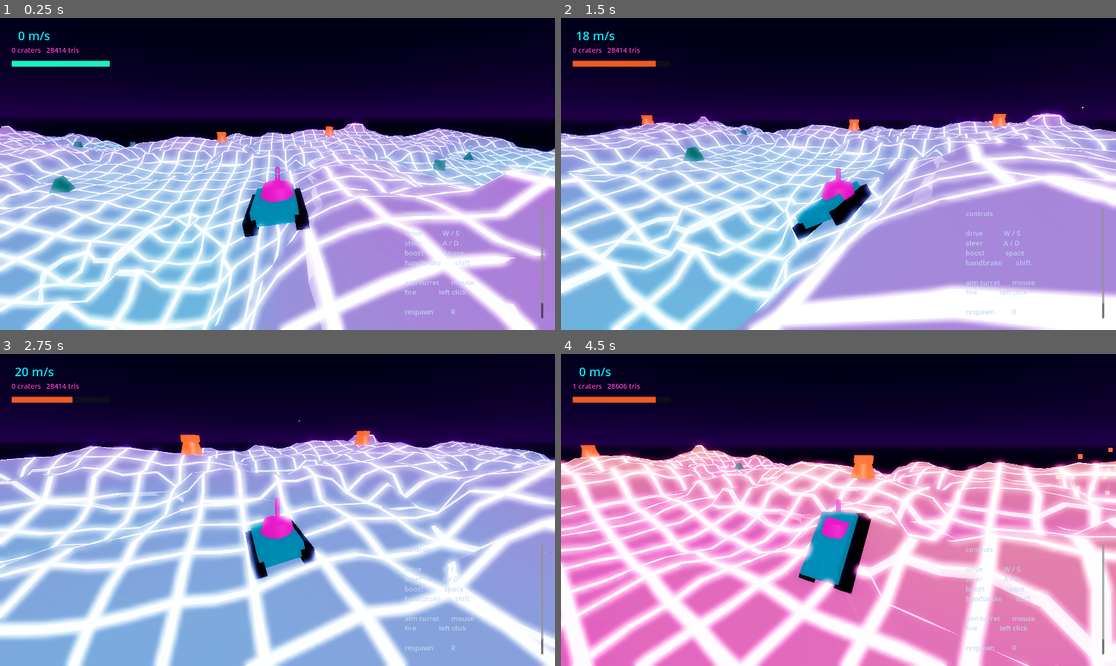
Above: before the commit, frames 1-4 (two rows, left to right).
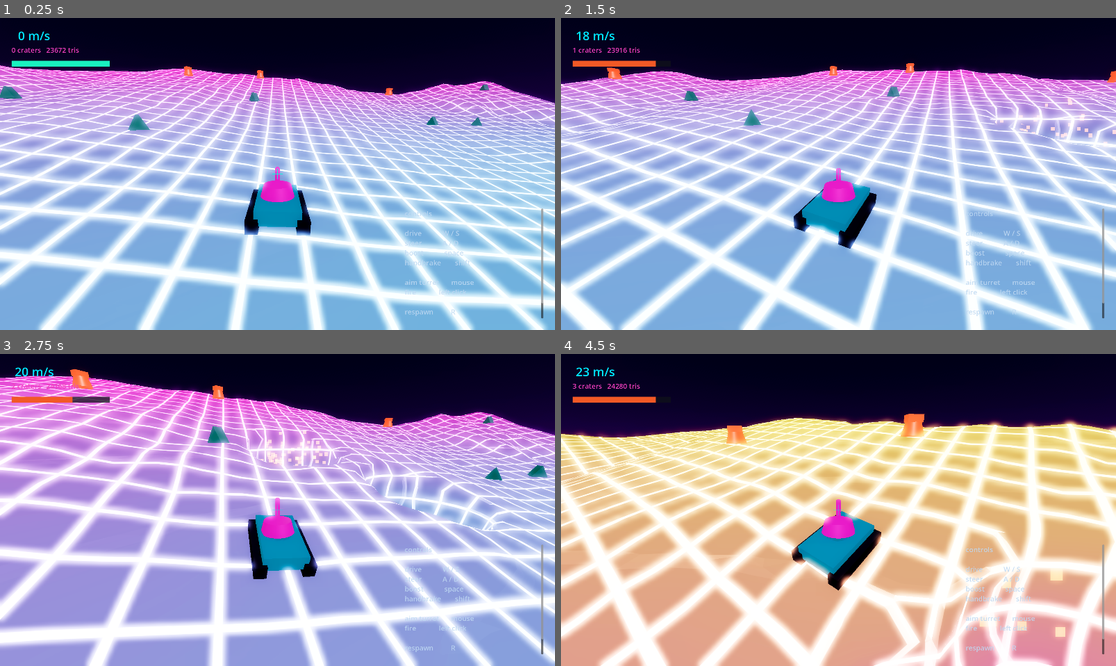
Above: after the commit, the same moments.

Repository: DawoodBhatti/psychedelic-tank-game
Game: Godot game, scene res://main.tscn
Two runs of this game, one before a commit and one after it. Both use one fixed random seed, a clock stepped at 60 frames per second and the inputs below.
Inputs (mouse positions are in pixels of both pictures, inside the frame that each line leads up to):
- Up to frame 1 (0.25 s): no input
- Up to frame 2 (1.5 s): move the mouse to (866, 174) at 0.52 s; press the mouse at (866, 174) at 0.53 s; hold W (drive_forward) from 0.53 s (still down); move the mouse to (810, 174) at 1.27 s; release the mouse at (810, 174) at 1.28 s; tap Space (boost) at 1.35 s
- Up to frame 3 (2.75 s): keep holding W (drive_forward); click (249, 510) at 1.55 s; move the mouse to (288, 503) at 2.02 s; press the mouse at (288, 503) at 2.03 s
- Up to frame 4 (4.5 s): keep holding W (drive_forward); move the mouse to (832, 516) at 2.77 s; release the mouse at (832, 516) at 2.78 s; tap F (toggle_trip) at 2.85 s; click (832, 516) at 3.05 s; move the mouse to (877, 513) at 3.52 s; press the mouse at (877, 513) at 3.53 s; move the mouse to (794, 506) at 4.27 s; release the mouse at (794, 506) at 4.28 s; tap Space (boost) at 4.35 s

The runs differ from the first frame. In frame 1, 68% of the frame differs, in the area x 0-100%, y 9-100%; in frame 2, 67%; in frame 3, 67%; in frame 4, 72%, in the area x 0-100%, y 4-100%.

Commit message:
Session C: replace the fBm hills with the Glen Coe DEM
Swaps SDFHills for a new SDFHeightmap as the composite stack's ground
layer, sampling a NASADEM crop of Glen Coe bilinearly into a height
field. The heightmap is the starting shape, not the representation -
craters still turn it into something that is not a heightmap at all.

Source crop: 2.02 x 2.01 km at -5.0465,56.6610 -> -5.0135,56.6790,
119 x 65 cells at 1 arcsec, resampled square to 119 x 119 px. The exact
bbox and provenance live in terrain/heightmaps/valley-heightmap.json.

Measured on the live scene at height_scale 0.04, world_size 192:
  surface_height_range(24) -> (-10.269, 23.653, 8.396)
  surface_clearance()      -> 24.347   of a 96-unit-tall grid
  max_world_gradient       -> 1.8905
  source_size / levels     -> (119,119) / 256. Godot downconverts the
                              16-bit PNG to L8; the loss is currently
                              sub-voxel - see source_levels().
  scatter                  -> 17 placed, 0 failures

Adds Terrain.surface_clearance(), which measures whether the ground
landed inside the meshed volume. Nothing else did, and a surface that
leaves the box emits no triangles rather than erroring - it just looks
finished.

Re-derives every placement bound in valley.tres against the new pool's
quantiles. The old min_slope_degrees of 12 was the hills pool's p25 and
became steeper than the DEM pool's p75, rejecting 375 candidates and
placing 6 of 12 props. PlacementRule.gd now records the quantiles it
was measured against.

Co-Authored-By: Claude Opus 5 <noreply@anthropic.com>

Diff:
--- a/entities/PlacementRule.gd
+++ b/entities/PlacementRule.gd
@@ -17,8 +17,24 @@
 # EVERY THRESHOLD IN AN AUTHORED RULE SHOULD SIT BETWEEN TWO MEASURED NUMBERS.
 # TerrainAnalysis.metrics_summary() prints the quantiles of this valley to the
 # session log on every load; put a rule's bounds against those, not against
-# intuition. Session C replaces the hills with a real DEM, at which point every
-# authored bound here needs re-deriving from the new quantiles.
+# intuition.
+#
+# THAT HAS ALREADY BITTEN ONCE. Session C swapped the fBm hills for the Glen Coe
+# DEM and every bound in valley.tres went stale in the same instant, because the
+# quantiles moved underneath them - the old `min_slope_degrees = 12` was the old
+# pool's p25 and became steeper than the new pool's p75, so it rejected 375
+# candidates and the prop group placed 6 of 12. Nothing about the rule was
+# wrong; it was measured against a valley that no longer existed. Re-read the
+# quantiles after ANY change to the ground field.
+#
+# The pool as it stands (400 candidates, SDFHeightmap at height_scale 0.04):
+#   slope degrees  min 0.0    p25 5.246  p50 12.853  p75 17.434  max 42.687
+#   openness       min 0.516  p25 0.641  p50 0.703   p75 0.813   max 1.0
+#   height         min -10.0  p25 -9.054 p50 -4.343  p75 5.908   max 21.927
+#
+# Elevation is the exception that needs no re-deriving: it is a RANK, so
+# "the top third of this valley" survives the valley changing underneath it.
+# That is the whole reason TerrainAnalysis ranks instead of thresholding.
 
 ## Slope band in degrees from horizontal. Guardians want ground flat enough to
 ## stand on; props want the slopes nothing drives across.
--- a/levels/valley.tres
+++ b/levels/valley.tres
@@ -12,7 +12,7 @@
 [sub_resource type="Resource" id="Rule_ridgeline"]
 script = ExtResource("5_rule")
 min_slope_degrees = 0.0
-max_slope_degrees = 35.0
+max_slope_degrees = 25.0
 min_elevation_percentile = 0.65
 max_elevation_percentile = 1.0
 min_openness = 0.7
@@ -20,12 +20,12 @@
 
 [sub_resource type="Resource" id="Rule_midslope"]
 script = ExtResource("5_rule")
-min_slope_degrees = 12.0
-max_slope_degrees = 30.0
+min_slope_degrees = 5.0
+max_slope_degrees = 18.0
 min_elevation_percentile = 0.1
 max_elevation_percentile = 0.9
 min_openness = 0.0
-max_openness = 0.875
+max_openness = 0.813
 
 [sub_resource type="Resource" id="Group_guardians"]
 script = ExtResource("6_group")
--- a/terrain/fields/world_field.tres
+++ b/terrain/fields/world_field.tres
@@ -1,23 +1,24 @@
-[gd_resource type="Resource" script_class="TerrainField" load_steps=6 format=3]
+[gd_resource type="Resource" script_class="TerrainField" load_steps=7 format=3]
 
 [ext_resource type="Script" path="res://terrain/sdf/TerrainField.gd" id="1_field"]
-[ext_resource type="Script" path="res://terrain/sdf/SDFHills.gd" id="2_hills"]
+[ext_resource type="Script" path="res://terrain/sdf/SDFHeightmap.gd" id="2_dem"]
 [ext_resource type="Script" path="res://terrain/sdf/SDFComposite.gd" id="3_stack"]
+[ext_resource type="Texture2D" uid="uid://bplv0sa62l0r1" path="res://terrain/heightmaps/valley-heightmap.png" id="4_raster"]
 
-[sub_resource type="Resource" id="Res_hills"]
-script = ExtResource("2_hills")
-amplitude = 22.0
-frequency = 0.011
-noise_seed = 1337
-octaves = 4
-persistence = 0.42
-plateau_strength = 0.25
-plateau_step = 6.0
+[sub_resource type="Resource" id="Res_dem"]
+script = ExtResource("2_dem")
+heightmap = ExtResource("4_raster")
+elevation_min_m = 64.0
+elevation_range_m = 877.0
+datum_elevation_m = 327.75
+height_scale = 0.04
 vertical_offset = 0.0
+world_size = Vector2(192, 192)
+world_centre = Vector2(0, 0)
 
 [sub_resource type="Resource" id="Res_ground"]
 script = ExtResource("3_stack")
-layers = Array[SDF]([SubResource("Res_hills")])
+layers = Array[SDF]([SubResource("Res_dem")])
 
 [resource]
 script = ExtResource("1_field")
--- /dev/null
+++ b/terrain/heightmaps/valley-heightmap.json
@@ -0,0 +1,26 @@
+{
+  "source": "assets/incoming/rasters_NASADEM/output_be.asc",
+  "source_grid": {
+    "ncols": 119,
+    "nrows": 65,
+    "cellsize_deg": 0.000277777778
+  },
+  "output_grid": {
+    "width": 119,
+    "height": 119
+  },
+  "ground_footprint_m": {
+    "width": 2021.9,
+    "height": 2009.9
+  },
+  "pixel_aspect_corrected": 1.82,
+  "elevation_m": {
+    "min": 64.0,
+    "max": 941.0,
+    "mean": 327.75,
+    "range": 877.0
+  },
+  "nodata_cells_filled": 0,
+  "encoding": "16-bit greyscale PNG, row 0 = NORTH, elevation_m = min + (sample / 65535) * range",
+  "height_scale_hint": "This world has ~17 m of relief (SDFHills amplitude 22). Real range here is 877.0 m, so a 1:1 mapping is ~51.6x too tall. Tune against Terrain.surface_height_range(), do not guess."
+}
--- /dev/null
+++ b/terrain/sdf/SDFHeightmap.gd
@@ -0,0 +1,420 @@
+extends SDF
+class_name SDFHeightmap
+
+# The real ground of the level: a Digital Elevation Model of Glen Coe, sampled
+# bilinearly into a height and then subtracted from p.y, so below the surface is
+# NEGATIVE (solid) and above it POSITIVE (air). That sign convention is
+# chunk.gd's - it sets a corner bit when the sample is < iso - and every SDF in
+# this project has to match it. sample() is `p.y - surface_height(x, z)`, the
+# same shape as SDFHills, deliberately: the two are interchangeable inside an
+# SDFComposite stack, and SDFComposite's height-field arithmetic assumes it.
+#
+# It is a heightmap dressed as a distance field, exactly as SDFHills is, and for
+# the same reason: the moment craters are subtracted from it (see TerrainField)
+# the result stops being a heightmap and grows overhangs and holes. The
+# heightmap is the starting shape, not the representation.
+#
+# ------------------------------------------------------------------
+# ORIENTATION - STATED, NOT IMPLIED
+# ------------------------------------------------------------------
+# Row 0 of the raster is NORTH and column 0 is WEST (see the provenance sidecar
+# terrain/heightmaps/valley-heightmap.json). Rows map to INCREASING z and
+# columns to INCREASING x, so in this world:
+#
+#     -Z is NORTH   +Z is SOUTH   -X is WEST   +X is EAST
+#
+# i.e. -Z forward, Godot's usual convention. It is written down because nothing
+# else in the project records it and nothing can recover it: the crop is square
+# and a glen is roughly symmetric, so a flipped axis yields an entirely
+# plausible valley that simply is not Glen Coe.
+#
+# ------------------------------------------------------------------
+# NO ASPECT CORRECTION HAPPENS HERE
+# ------------------------------------------------------------------
+# The source .asc was 119 x 65 cells - square in DEGREES, and a degree of
+# longitude is only ~61 km at 56.67 N - covering ground that is 2022 x 2010 m,
+# i.e. very nearly square. dem_to_heightmap.py already resampled to 119 x 119
+# isotropic pixels before writing the PNG. Correcting aspect again here would
+# double-correct and stretch the glen the other way.
+#
+# ------------------------------------------------------------------
+# THE PIXEL-TO-WORLD MAPPING
+# ------------------------------------------------------------------
+# Pixel CENTRES sit on the footprint's edges: column 0 at the west edge, column
+# w-1 at the east edge. So the pixel pitch is world_size.x / (w - 1) - with the
+# authored 192 m over 119 px that is 1.6271 world units, just under one voxel
+# (voxel_size 2.0), which is why bilinear rather than nearest is not optional:
+# at this scale nearest-neighbour terraces are a whole pixel wide and visible.
+# Outside the footprint the edge value is extended, so a chunk grid larger than
+# `world_size` gets flat ground rather than a wrapped or mirrored glen.
+
+# ------------------------------------------------------------------
+# Caches - DECLARED FIRST, AND THAT IS LOAD-BEARING
+# ------------------------------------------------------------------
+# Every @export below writes through to these from its setter, and a setter
+# fires during construction as the member initialisers run. Declared after the
+# exports these would still be null at that moment. The setters null-guard as
+# well; both, because this is the trap SDFHills' `frequency` setter documents
+# and the parent project shipped a heightmap SDF that ignored every tuned value
+# in its own .tres while looking entirely correct.
+
+# Normalised samples, 0..1, row-major, `_width` per row.
+var _samples := PackedFloat32Array()
+var _width: int = 0
+var _height: int = 0
+
+# Smallest and largest normalised sample actually present. vertical_extent()
+# reads these rather than assuming the encoding's full 0..1 range is used.
+var _norm_min: float = 0.0
+var _norm_max: float = 1.0
+
+# The affine parts of the mapping, folded once per edit so that the hot path is
+# two multiply-adds rather than six. surface_height() runs ~227k times per chunk
+# per rebuild (chunk.gd's `_sample_field`), so this is the same trade
+# SDFComposite makes with its plan arrays.
+var _u_scale: float = 0.0
+var _u_bias: float = 0.0
+var _v_scale: float = 0.0
+var _v_bias: float = 0.0
+var _height_gain: float = 0.0
+var _height_bias: float = 0.0
+
+# ------------------------------------------------------------------
+# Measurement-facing state
+# ------------------------------------------------------------------
+# RECORDED ON THE CODE PATH THAT WRITES THEM, never mirrored per frame: a value
+# copied each frame reports its pre-batch number to any harness eval that
+# changed it, which reads as "nothing happened" about something that did (see
+# main.gd's note on the same point).
+
+## Image format enum measured off the loaded texture, or -1 when nothing loaded.
+##
+## THIS IS THE 16-BIT QUESTION, AS A NUMBER. Godot's texture importer is free to
+## downconvert a 16-bit PNG, and the symptom - banding on smooth slopes - is
+## invisible in every test in the sequence. Read it together with
+## source_levels(), which measures the same thing from the data rather than from
+## a declaration.
+var source_format: int = -1
+
+## True when the loaded image had to be decompressed before it could be read.
+## A VRAM-compressed source is lossy in exactly the way a heightmap cannot
+## afford; if this is ever true, fix the .import rather than the reader.
+var source_was_compressed: bool = false
+
+## Largest |grad surface_height| anywhere on the raster, in world units of
+## height per world unit of x/z, at the CURRENT height_scale and world_size.
+## Written by _rebuild_mapping(); `lipschitz` is derived from it.
+var max_world_gradient: float = 0.0
+
+
+## The raster this field is a picture of. Any Texture2D whose image can be read
+## back on the CPU; the project's is terrain/heightmaps/valley-heightmap.png,
+## imported lossless with mipmaps off and detect_3d disabled, so get_image()
+## returns the pixels rather than a block-compressed approximation of them.
+##
+## Read through Color.r, so the format is not baked in: swapping the raster for
+## an .exr or any float-format image needs no change here, only a different
+## asset. See source_levels() for why that might one day be wanted.
+##
+## LEFT NULL THIS IS QUIET, NOT LOUD, and deliberately: the setter fires during
+## construction with null before the loader assigns anything, so a push_error
+## here would fire on every correct load. The signal that no raster arrived is
+## source_size() reading (0, 0) and source_levels() reading 0.
+@export var heightmap: Texture2D:
+	set(value):
+		heightmap = value
+		_rebuild_samples()
+
+## Real-world elevation, in metres, that a raw sample of 0 encodes.
+## From terrain/heightmaps/valley-heightmap.json - keep the two in step.
+@export var elevation_min_m: float = 64.0:
+	set(value):
+		elevation_min_m = value
+		_rebuild_mapping()
+
+## Real-world elevation span, in metres, across the raw sample range.
+## elevation_m = elevation_min_m + (sample / 65535) * elevation_range_m.
+@export var elevation_range_m: float = 877.0:
+	set(value):
+		elevation_range_m = value
+		_rebuild_mapping()
+
+## The real elevation, in metres, that lands at world y = 0.
+##
+## Held in METRES rather than folded into vertical_offset on purpose: the chunk
+## grid is built around y = 0, and expressing the datum in real units means
+## retuning height_scale re-centres the valley automatically instead of sliding
+## it out of the meshed volume. Authored as the crop's MEAN elevation, so the
+## typical ground sits on the grid's mid-plane.
+@export var datum_elevation_m: float = 327.75:
+	set(value):
+		datum_elevation_m = value
+		_rebuild_mapping()
+
+## World units of height per real-world metre of elevation.
+##
+## THE ONE DIAL THAT DECIDES WHAT THIS VALLEY FEELS LIKE. The crop carries 877 m
+## of real relief and the world is 192 world units across, so a 1:1 mapping is
+## absurd; this compresses it. It cannot be reasoned out from the DEM alone -
+## tune it against Terrain.surface_height_range() and Terrain.surface_clearance()
+## and put the measured numbers in the commit, the way SDFHills.amplitude
+## documents its own.
+##
+## THE DEFAULT DELIBERATELY IS NOT WHAT world_field.tres AUTHORS. 0.0194 is the
+## scale that merely equalises TOTAL relief with the hills this replaced (877 m
+## onto the old 17 m); the level authors 0.04, measured below. Keeping the two
+## different is what makes a .tres that failed to resolve VISIBLE - see
+## CLAUDE.md on a null-guarded fallback whose defaults match the authored file
+## and so reproduces its numbers exactly.
+##
+## Measured over the whole 192 m footprint, at 0.04, with datum 327.75:
+##   Terrain.surface_height_range(24) -> (-10.269, 23.653, 8.396)
+##   Terrain.surface_clearance()      -> 24.347   (of a 96-unit-tall grid)
+##   candidate-pool slope degrees     -> p25 5.246, p50 12.853, p75 17.434,
+##                                       max 42.687, under the tank's
+##                                       floor_max_angle of 0.9 rad = 51.57 deg
+@export var height_scale: float = 0.0194:
+	set(value):
+		height_scale = value
+		_rebuild_mapping()
+
+## Shifts the whole surface up or down, in world units, after the datum has been
+## applied. Normally 0 - move `datum_elevation_m` instead, which survives a
+## height_scale change.
+@export var vertical_offset: float = 0.0:
+	set(value):
+		vertical_offset = value
+		_rebuild_mapping()
+
+## World-space footprint the raster covers: x on the first component, z on the
+## second, centred on `world_centre`.
+##
+## AUTHORED TO MATCH THE CHUNK GRID, and it is the one number here that can
+## silently disagree with something else: Terrain's grid spans
+## chunks_x * chunk_resolution * voxel_size (4 * 24 * 2 = 192) and this must
+## equal it, or the glen is cropped or ringed by flat edge-extended ground.
+## Nothing enforces the equality, so a resized grid means re-authoring this.
+@export var world_size: Vector2 = Vector2(192.0, 192.0):
+	set(value):
+		world_size = value
+		_rebuild_mapping()
+
+## Where the raster's centre sits in world x/z. The chunk grid is centred on the
+## origin, so this is 0,0 for the level as it stands.
+@export var world_centre: Vector2 = Vector2.ZERO:
+	set(value):
+		world_centre = value
+		_rebuild_mapping()
+
+
+## Raster dimensions actually loaded, or (0, 0) when nothing was.
+func source_size() -> Vector2i:
+	return Vector2i(_width, _height)
+
+
+## How many DISTINCT height levels the loaded raster actually carries.
+##
+## The independent half of the 16-bit question. `source_format` reports what
+## Godot says the image is; this counts what came out of it, so an 8-bit
+## downconvert shows up as a ceiling of 256 whatever the format enum claims.
+##
+## MEASURED, 2026-08: the PNG on disk holds 10226 distinct 16-bit values across
+## its 14161 pixels, and this returns 256 - Godot's texture importer downconverts
+## 16-bit greyscale PNG to FORMAT_L8 (source_format 0). The precision loss is
+## real and it is currently sub-voxel: 877 m of relief over 255 steps is 3.44 m
+## per step, which at height_scale 0.04 is 0.138 world units against a
+## voxel_size of 2.0, so a terrace is at worst 0.138 / tan(slope) wide - 0.6
+## units at the pool's median slope, well inside one voxel. Raise height_scale
+## far enough, or drop voxel_size, and that stops being true; this is the number
+## that says so, and an .exr raster is the fix if it ever does.
+##
+## Computed on read rather than cached: it is a measurement nobody asks for
+## during play, and a cached copy is one more thing that can go stale.
+func source_levels() -> int:
+	var seen := {}
+	for value in _samples:
+		seen[value] = true
+	return seen.size()
+
+
+## Height of the surface at a world x/z, in world units, ignoring anything
+## carved out of it afterwards. Implements SDF's height-field interface;
+## Terrain.surface_height() reaches through this to decide where the tank spawns
+## and the neon material's ramp reads vertical_extent() below.
+##
+## The bilinear filter is written out here rather than in a helper because this
+## is the hot path - one call per voxel corner, ~227k per chunk per rebuild -
+## and a nested call per sample is measurable at that count. chunk.gd inlines
+## its buffer indexing for the same reason.
+func surface_height(x: float, z: float) -> float:
+	if _width < 2 or _height < 2:
+		# No raster, or a degenerate one. Flat ground at whatever height a zero
+		# sample encodes, quietly: a complaint belongs at load, in
+		# _rebuild_samples(), not seven million times per build. The number that
+		# says this happened is source_size() reading (0, 0).
+		return _height_bias
+
+	var u := clampf(x * _u_scale + _u_bias, 0.0, float(_width - 1))
+	var v := clampf(z * _v_scale + _v_bias, 0.0, float(_height - 1))
+
+	var x0 := int(u)
+	var y0 := int(v)
+	var x1 := mini(x0 + 1, _width - 1)
+	var y1 := mini(y0 + 1, _height - 1)
+	var fx := u - float(x0)
+	var fy := v - float(y0)
+
+	var row0 := y0 * _width
+	var row1 := y1 * _width
+	var top := _samples[row0 + x0] + (_samples[row0 + x1] - _samples[row0 + x0]) * fx
+	var bottom := _samples[row1 + x0] + (_samples[row1 + x1] - _samples[row1 + x0]) * fx
+
+	return (top + (bottom - top) * fy) * _height_gain + _height_bias
+
+
+func sample(p: Vector3, _chunk_offset: Vector3 = Vector3.ZERO) -> float:
+	return p.y - surface_height(p.x, p.z)
+
+
+## Implements SDF's height-field interface: how far the surface reaches away
+## from y = 0, which drives the terrain material's hue ramp.
+##
+## EXACT HERE, not a bound. SDFHills has to over-report because layered fBm does
+## not saturate, but a raster's extremes are known - they are the smallest and
+## largest sample in it - so this is the realised relief rather than a ceiling
+## the surface never reaches.
+func vertical_extent() -> float:
+	var lo := _norm_min * _height_gain + _height_bias
+	var hi := _norm_max * _height_gain + _height_bias
+	return maxf(absf(lo), absf(hi))
+
+
+# ------------------------------------------------------------------
+# Rebuilds
+# ------------------------------------------------------------------
+# Called from the setters rather than from _init(), because _init() runs BEFORE
+# the loader assigns exported values. Order-independent by construction: each
+# rebuilds from the current state of every export, so whichever the loader
+# assigns last still leaves the field correct. This is SDFComposite's
+# _rebuild_plan() pattern, for the same reason.
+
+func _rebuild_samples() -> void:
+	_samples = PackedFloat32Array()
+	_width = 0
+	_height = 0
+	_norm_min = 0.0
+	_norm_max = 1.0
+	source_format = -1
+	source_was_compressed = false
+
+	if heightmap == null:
+		_rebuild_mapping()
+		return
+
+	var image := heightmap.get_image()
+	if image == null:
+		push_error("SDFHeightmap: '%s' has no readable image" % heightmap.resource_path)
+		_rebuild_mapping()
+		return
+
+	source_format = image.get_format()
+
+	if image.is_compressed():
+		# Block compression is lossy in exactly the way a heightmap cannot
+		# afford. Decompress so the read succeeds at all, and record it: the fix
+		# is the texture's .import settings, not this branch.
+		source_was_compressed = true
+		if image.decompress() != OK:
+			push_error("SDFHeightmap: '%s' is compressed (format %d) and will not decompress"
+				% [heightmap.resource_path, source_format])
+			_rebuild_mapping()
+			return
+
+	_width = image.get_width()
+	_height = image.get_height()
+	if _width < 2 or _height < 2:
+		push_error("SDFHeightmap: '%s' is %dx%d - too small to interpolate"
+			% [heightmap.resource_path, _width, _height])
+		_width = 0
+		_height = 0
+		_rebuild_mapping()
+		return
+
+	_samples.resize(_width * _height)
+	var lo := INF
+	var hi := -INF
+	var i := 0
+	for y in _height:
+		for x in _width:
+			# Greyscale, so any channel does; red is the one every format has.
+			var value := image.get_pixel(x, y).r
+			_samples[i] = value
+			lo = minf(lo, value)
+			hi = maxf(hi, value)
+			i += 1
+
+	_norm_min = lo
+	_norm_max = hi
+	_rebuild_mapping()
+
+
+func _rebuild_mapping() -> void:
+	_height_gain = elevation_range_m * height_scale
+	_height_bias = (elevation_min_m - datum_elevation_m) * height_scale + vertical_offset
+
+	_u_scale = 0.0
+	_u_bias = 0.0
+	_v_scale = 0.0
+	_v_bias = 0.0
+
+	if _width >= 2 and world_size.x > 0.0:
+		_u_scale = float(_width - 1) / world_size.x
+		_u_bias = -(world_centre.x - world_size.x * 0.5) * _u_scale
+	if _height >= 2 and world_size.y > 0.0:
+		_v_scale = float(_height - 1) / world_size.y
+		_v_bias = -(world_centre.y - world_size.y * 0.5) * _v_scale
+
+	_update_lipschitz()
+
+
+# The Lipschitz factor, DERIVED FROM THE DATA rather than guessed.
+#
+# sample() is `p.y - h(x, z)`, so its gradient is (-dh/dx, 1, -dh/dz) and its
+# magnitude is sqrt(1 + |grad h|^2). |grad h| is bounded on a bilinear surface by
+# the largest neighbouring-pixel difference, because between two pixel centres
+# the interpolant is linear and its slope IS that difference over the pitch. So
+# walking the raster once per edit gives the exact bound, and there is no number
+# to guess.
+#
+# What consumes it: SDFComposite reports max(layer.lipschitz) for a hard union
+# stack, and TerrainField multiplies that by CRATER_LIPSCHITZ. See SDF.lipschitz
+# for what anything sphere-tracing this field owes it.
+func _update_lipschitz() -> void:
+	max_world_gradient = 0.0
+	lipschitz = 1.0
+
+	if _samples == null or _width < 2 or _height < 2:
+		return
+	if world_size.x <= 0.0 or world_size.y <= 0.0:
+		return
+
+	var pitch_x := world_size.x / float(_width - 1)
+	var pitch_z := world_size.y / float(_height - 1)
+	var gain := _height_gain
+	var worst := 0.0
+
+	for y in _height:
+		var row := y * _width
+		var next_row := row + _width
+		for x in _width:
+			var here := _samples[row + x]
+			var gx := 0.0
+			var gz := 0.0
+			if x + 1 < _width:
+				gx = (_samples[row + x + 1] - here) * gain / pitch_x
+			if y + 1 < _height:
+				gz = (_samples[next_row + x] - here) * gain / pitch_z
+			worst = maxf(worst, sqrt(gx * gx + gz * gz))
+
+	max_world_gradient = worst
+	lipschitz = sqrt(1.0 + worst * worst)
--- a/terrain/terrain.gd
+++ b/terrain/terrain.gd
@@ -218,6 +218,27 @@
 	return Vector3(lo, hi, total / count)
 
 
+## Smallest distance from the ground surface to the roof or the floor of the
+## meshed volume, over the same grid surface_height_range() walks. Positive
+## means the whole surface fits inside the chunk grid with that much room to
+## spare; zero or negative means part of the ground is outside the sampled
+## volume.
+##
+## WHAT IT IS FOR. The ground field decides where mass lands and nothing else
+## measures whether it landed inside the box that gets meshed. A surface that
+## leaves the volume does not error, does not warn and does not fail any test in
+## the sequence - marching cubes simply finds no sign change up there and emits
+## no triangles, so a plateau shears off flat and the world looks finished. This
+## is the same job Terrain.last_carve_clearance does for carving, in the
+## vertical direction, for generation.
+##
+## Computed on read from the live field, so it cannot go stale and costs nothing
+## when nobody asks.
+func surface_clearance(samples_per_axis: int = 24) -> float:
+	var relief := surface_height_range(samples_per_axis)
+	return minf(relief.x - _world_min.y, _world_max.y - relief.y)
+
+
 ## Half-width of the world on X, for anything that needs to stay inside it.
 func world_extent_x() -> float:
 	return chunks_x * _extent * 0.5
Binary file added: terrain/heightmaps/valley-heightmap.png
Not shown, added: terrain/heightmaps/valley-heightmap.png.import
Not shown, added: terrain/sdf/SDFHeightmap.gd.uid
